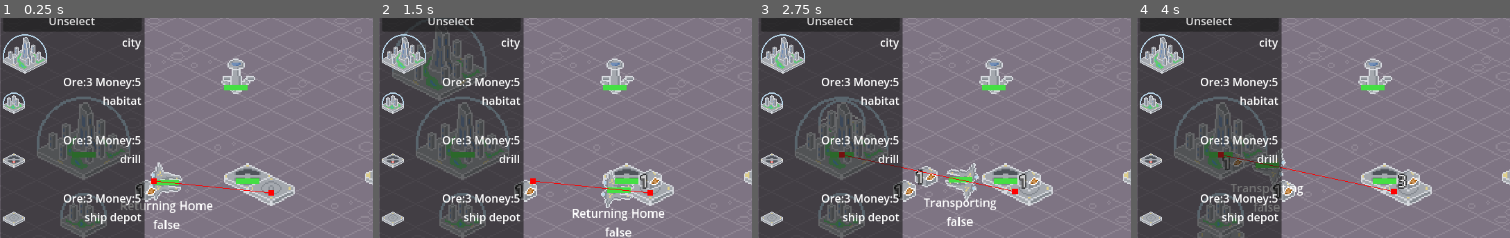
Above: before the commit, frames 1-4 (left to right).
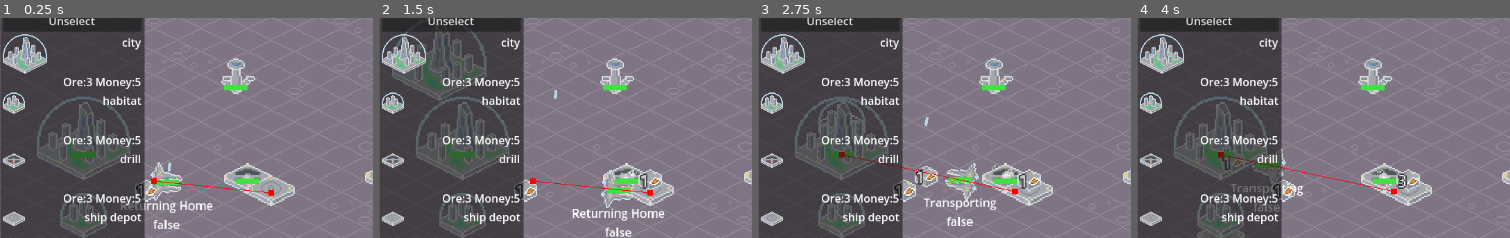
Above: after the commit, the same moments.

Repository: kevinn-t/cmpm-170-tower-defense
Game: Godot game, scene res://main scene.tscn
Same seed, same stepped clock (60 frames per second), same inputs: the game is played once before the commit and once after it. The engine's default icon, where the game draws it, is replaced by a stand-in: a white triangle on a blue panel in a dark square.
Inputs:
- Up to frame 1 (0.25 s): no input
- Up to frame 2 (1.5 s): click "Unselect" at 0.5 s; click "city" at 1.25 s
- Up to frame 3 (2.75 s): click "habitat" at 2 s
- Up to frame 4 (4 s): click "drill" at 2.75 s; click "ship depot" at 3.5 s
The pictures show only the part of the screen within x 0-50%, y 16-66%; the shares and areas given below are measured in that part.

The runs differ from the first frame. In frame 1, less than 0.1% of the frame differs, in the area x 45-69%, y 65-77%; in frame 2, 0.2%; in frame 3, 0.2%, in the area x 44-69%, y 45-74%; in frame 4, 0.1%.

Commit message:
add simple vfx

Diff:
--- a/Prefabs/drill.tscn
+++ b/Prefabs/drill.tscn
@@ -1,7 +1,8 @@
-[gd_scene load_steps=4 format=3 uid="uid://digijb3eflvbs"]
+[gd_scene load_steps=5 format=3 uid="uid://digijb3eflvbs"]
 
 [ext_resource type="Script" uid="uid://bu4i8o8xtb7lq" path="res://Scripts/ore_producer.gd" id="1_0n8n4"]
 [ext_resource type="PackedScene" uid="uid://6bbjxmbvawxa" path="res://Prefabs/Previews/drill_sprite.tscn" id="2_07swf"]
+[ext_resource type="PackedScene" uid="uid://ducstlfo2dkgg" path="res://Prefabs/smoke.tscn" id="3_ftk6u"]
 
 [sub_resource type="RectangleShape2D" id="RectangleShape2D_07swf"]
 size = Vector2(33, 24)
@@ -28,4 +29,6 @@
 position = Vector2(0, -2)
 shape = SubResource("RectangleShape2D_07swf")
 
+[node name="Smoke" parent="." instance=ExtResource("3_ftk6u")]
+
 [connection signal="timeout" from="Timer" to="." method="_on_timer_timeout"]
--- a/Prefabs/ship.tscn
+++ b/Prefabs/ship.tscn
@@ -1,7 +1,8 @@
-[gd_scene load_steps=4 format=3 uid="uid://jivqusd7xwo1"]
+[gd_scene load_steps=5 format=3 uid="uid://jivqusd7xwo1"]
 
 [ext_resource type="Script" uid="uid://014u54bmi76o" path="res://Scripts/transport_ship.gd" id="1_88h6h"]
 [ext_resource type="Texture2D" uid="uid://r1wyym74q2hw" path="res://Art/ship.png" id="2_88h6h"]
+[ext_resource type="Script" uid="uid://g2h5vmi5xsd2" path="res://Scripts/trail2D.gd" id="3_ba1si"]
 
 [sub_resource type="CircleShape2D" id="CircleShape2D_88h6h"]
 radius = 14.0
@@ -18,6 +19,14 @@
 z_index = 1
 rotation = 1.5707964
 texture = ExtResource("2_88h6h")
+
+[node name="Line2D" type="Line2D" parent="Sprite2D"]
+position = Vector2(4.0000005, 10)
+rotation = -1.5707964
+points = PackedVector2Array(0, 0, -23, 0)
+width = 2.0
+default_color = Color(0.72156864, 0.8392157, 0.91764706, 1)
+script = ExtResource("3_ba1si")
 
 [node name="CollisionShape2D" type="CollisionShape2D" parent="."]
 shape = SubResource("CircleShape2D_88h6h")
--- /dev/null
+++ b/Prefabs/smoke.tscn
@@ -0,0 +1,30 @@
+[gd_scene load_steps=6 format=3 uid="uid://ducstlfo2dkgg"]
+
+[ext_resource type="Texture2D" uid="uid://d8tid7mv3kbr" path="res://Art/smoke-Sheet.png" id="1_q2spl"]
+
+[sub_resource type="CanvasItemMaterial" id="CanvasItemMaterial_8685l"]
+particles_animation = true
+particles_anim_h_frames = 9
+particles_anim_v_frames = 1
+particles_anim_loop = false
+
+[sub_resource type="Curve" id="Curve_q2spl"]
+_data = [Vector2(0, 0), 0.0, 0.0, 0, 0, Vector2(0.27031803, 0.9784411), 0.0, 0.0, 0, 0, Vector2(1, 0), 0.0, 0.0, 0, 0]
+point_count = 3
+
+[sub_resource type="CurveTexture" id="CurveTexture_8685l"]
+curve = SubResource("Curve_q2spl")
+
+[sub_resource type="ParticleProcessMaterial" id="ParticleProcessMaterial_v1qp1"]
+particle_flag_disable_z = true
+direction = Vector3(0, -1, 0)
+initial_velocity_max = 20.0
+gravity = Vector3(0, 0, 0)
+alpha_curve = SubResource("CurveTexture_8685l")
+anim_speed_min = 1.05
+anim_speed_max = 1.4
+
+[node name="Smoke" type="GPUParticles2D"]
+material = SubResource("CanvasItemMaterial_8685l")
+texture = ExtResource("1_q2spl")
+process_material = SubResource("ParticleProcessMaterial_v1qp1")
--- a/Scripts/ore_producer.gd
+++ b/Scripts/ore_producer.gd
@@ -12,6 +12,8 @@
 * one by one
 * round robin
 '''
+
+# TODO make it so that smoke emission rate is determined by whether or not ore has been generated
 
 func _on_timer_timeout() -> void:
 	if (workers <= 0):
--- /dev/null
+++ b/Scripts/trail2D.gd
@@ -0,0 +1,21 @@
+# https://github.com/Gabbinetto/Trail2D-addon/blob/master/addons/trail_2d/trail_2d.gd
+# referenced, but edited
+extends Line2D
+
+@export var length : = 10
+
+@onready var parent : Node2D = get_parent()
+var offset : Vector2 = Vector2.ZERO
+
+func _ready() -> void:
+	offset = position
+	top_level = true
+
+func _physics_process(_delta: float) -> void:
+	global_position = Vector2.ZERO
+
+	var point : = parent.global_position + offset
+	add_point(point, 0)
+
+	if get_point_count() > length:
+		remove_point(get_point_count() - 1)
Not shown, added: Scripts/trail2D.gd.uid
